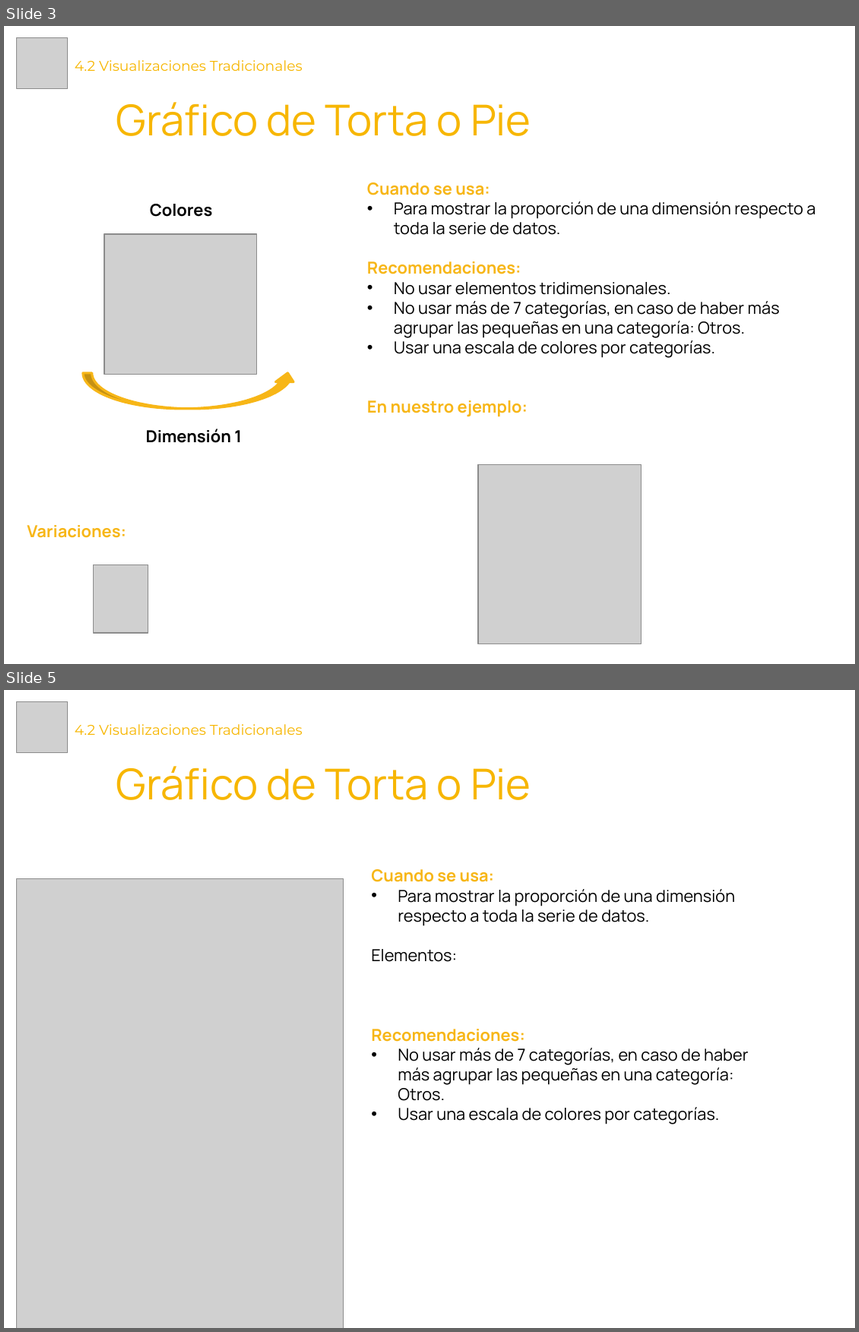
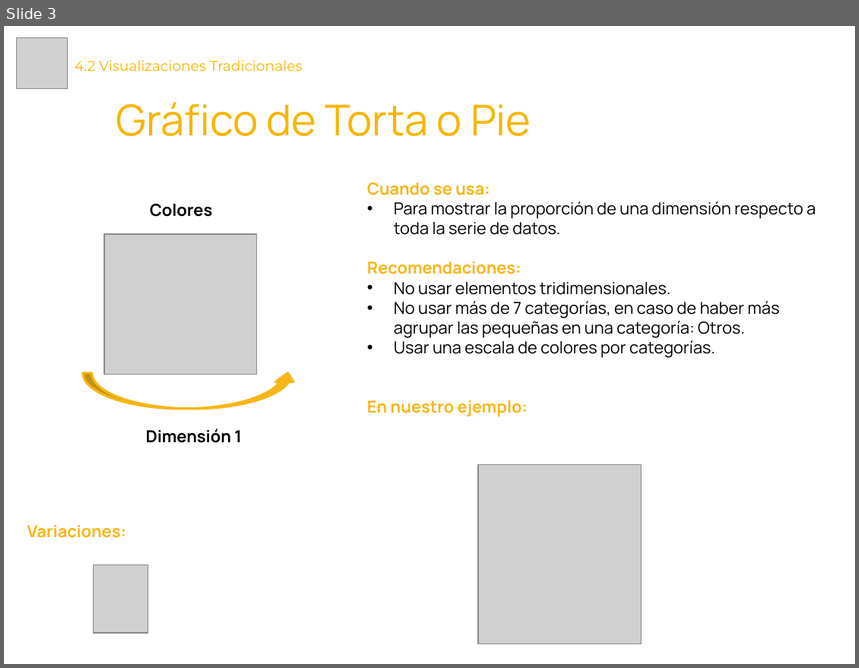
Before and after one commit to Laboratoria/curriculum, a slide deck: 18-data-visualization/Contenido Semana 2/4.2. Presentación - Visualizaciones Tradicionales.pptx. Shown one above the other, each under a label of ours: slides 3 and 5 before the commit, slide 3 after it; the slides between them are not shown. The pictures are 859x1332 and 859x668 pixels, drawn with LibreOffice and Linux fonts; fonts in the diff are those of the drawing; grey boxes stand for pictures. Boxes give left, top, right and bottom in pixels: in the first picture for what was removed or moved away, otherwise in the second. Text is boxed around its words. In the diff, an @@ line names an element or a change of style, - is before the commit and + after.

```diff
--- a/18-data-visualization/Contenido Semana 2/4.2. Presentación - Visualizaciones Tradicionales.pptx
+++ b/18-data-visualization/Contenido Semana 2/4.2. Presentación - Visualizaciones Tradicionales.pptx
@@ slide 5 removed at [4, 690, 855, 1328], background #FFFFFF @@
@@ picture removed at [16, 702, 67, 753] @@
@@ title removed at [75, 724, 303, 735] @@
-4.2 Visualizaciones Tradicionales
@@ text removed at [116, 766, 531, 800] @@
-Gráfico de Torta o Pie
@@ text removed at [371, 869, 749, 1125] @@
-Cuando se usa:
-• Para mostrar la proporción de una dimensión respecto a toda la serie de datos.
-Elementos:
-Recomendaciones:
-• No usar más de 7 categorías, en caso de haber más agrupar las pequeñas en una categoría: Otros.
-• Usar una escala de colores por categorías.
@@ picture removed at [16, 879, 343, 1328] @@
```
Also in this commit, not shown: 2 slides changed, 1 slide added, 2 other slides removed, 13 other files.
